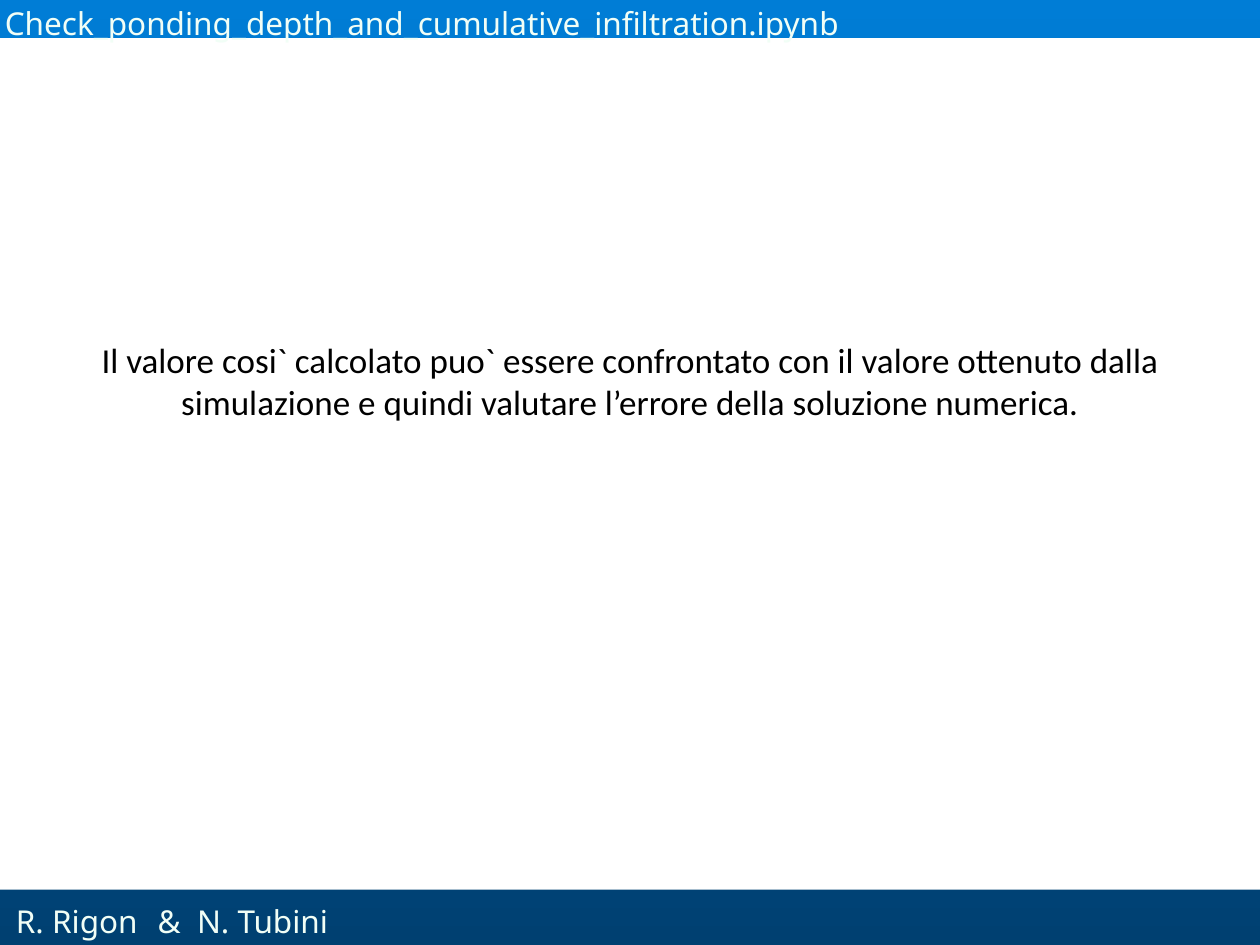
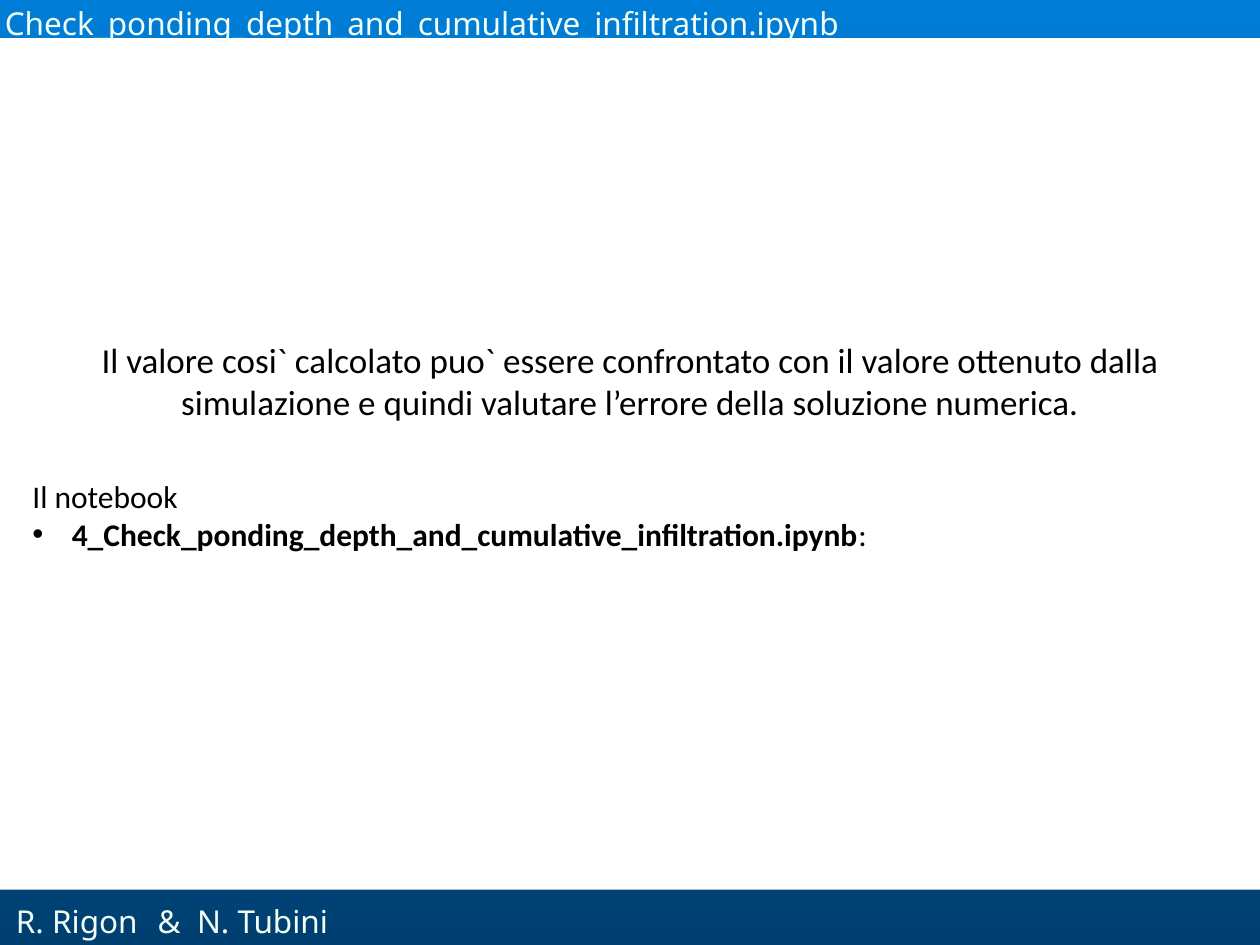
Before and after one commit to GEOframeOMSProjects/OMS_Project_Richards1D, a slide deck: slide 49 of Materials/Richards_OMS.pptx (slide 44 before the commit). Drawn at 1260x945 pixels with LibreOffice and Linux fonts; fonts in the diff are those of the drawing; background and template pictures are left out. Boxes give left, top, right and bottom in pixels: in the first picture for what was removed or moved away, otherwise in the second. Text is boxed around its words. In the diff, an @@ line names an element or a change of style, - is before the commit and + after.

```diff
--- a/Materials/Richards_OMS.pptx
+++ b/Materials/Richards_OMS.pptx
@@ text added at [32, 486, 867, 552], 18 pt, text #000000, bold @@
+Il notebook
+• 4_Check_ponding_depth_and_cumulative_infiltration.ipynb:
```
Also in this commit, not shown: 14 other slides changed, 6 slides added, 1 slide removed, 13 other files.
